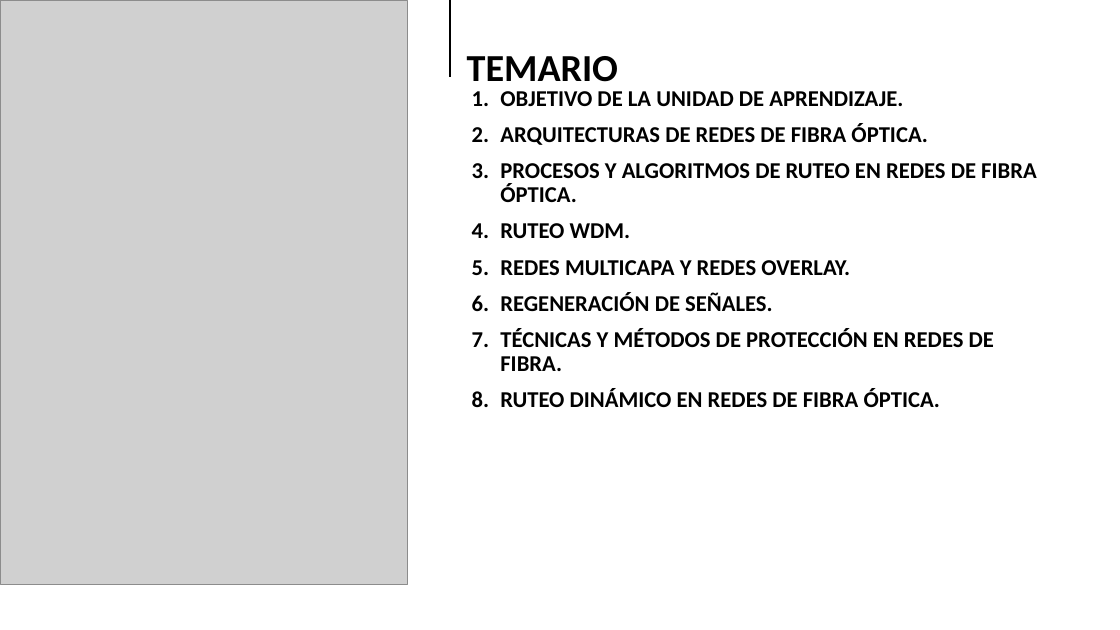
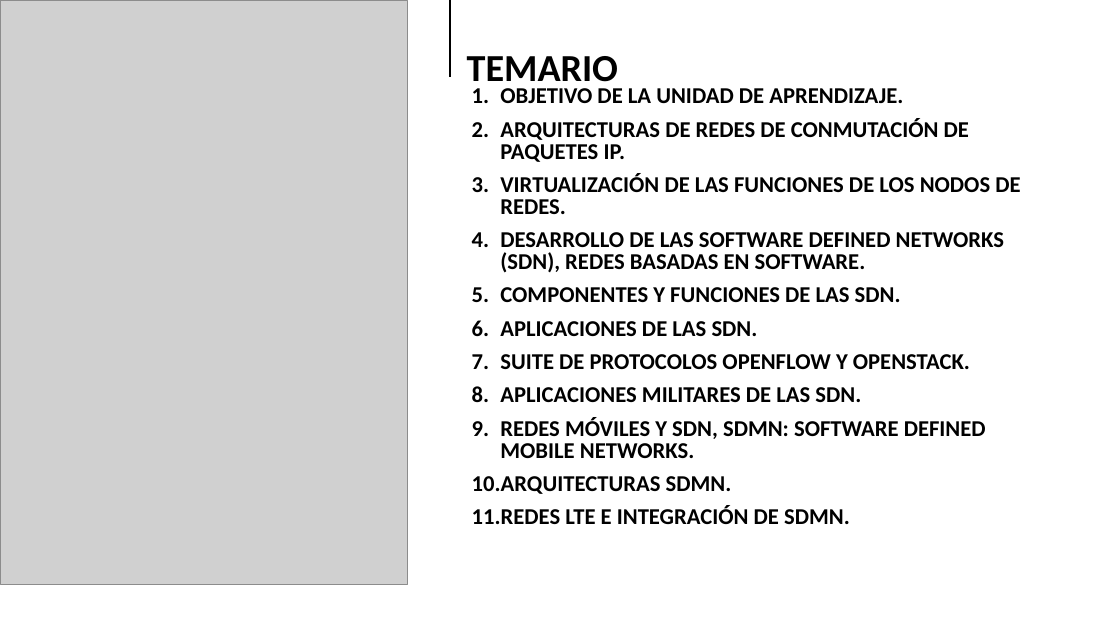
Before and after one commit to Milesfox04/Sistemas-de-transmision, a slide deck: slide 2 of clases/19-05-26/43-44-45-46-47-48 2026.pptx. Drawn at 1120x630 pixels with LibreOffice and Linux fonts; fonts in the diff are those of the drawing; grey boxes stand for pictures; background and template pictures are left out. Boxes give left, top, right and bottom in pixels: in the first picture for what was removed or moved away, otherwise in the second. Text is boxed around its words. In the diff, an @@ line names an element or a change of style, - is before the commit and + after.

```diff
--- a/clases/19-05-26/43-44-45-46-47-48 2026.pptx
+++ b/clases/19-05-26/43-44-45-46-47-48 2026.pptx
@@ text at (500,88,903,103): line spacing 0.9 to 0.8 @@
@@ text at (472,118,1020,524): text changed @@
-2. ARQUITECTURAS DE REDES DE FIBRA ÓPTICA.
-3. PROCESOS Y ALGORITMOS DE RUTEO EN REDES DE FIBRA ÓPTICA.
-4. RUTEO WDM.
-5. REDES MULTICAPA Y REDES OVERLAY.
-6. REGENERACIÓN DE SEÑALES.
-7. TÉCNICAS Y MÉTODOS DE PROTECCIÓN EN REDES DE FIBRA.
-8. RUTEO DINÁMICO EN REDES DE FIBRA ÓPTICA.
+2. ARQUITECTURAS DE REDES DE CONMUTACIÓN DE PAQUETES IP.
+3. VIRTUALIZACIÓN DE LAS FUNCIONES DE LOS NODOS DE REDES.
+4. DESARROLLO DE LAS SOFTWARE DEFINED NETWORKS (SDN), REDES BASADAS EN SOFTWARE.
+5. COMPONENTES Y FUNCIONES DE LAS SDN.
+6. APLICACIONES DE LAS SDN.
+7. SUITE DE PROTOCOLOS OPENFLOW Y OPENSTACK.
+8. APLICACIONES MILITARES DE LAS SDN.
+9. REDES MÓVILES Y SDN, SDMN: SOFTWARE DEFINED MOBILE NETWORKS.
+10. ARQUITECTURAS SDMN.
+11. REDES LTE E INTEGRACIÓN DE SDMN.
```
Also in this commit, not shown: 1 other file.
